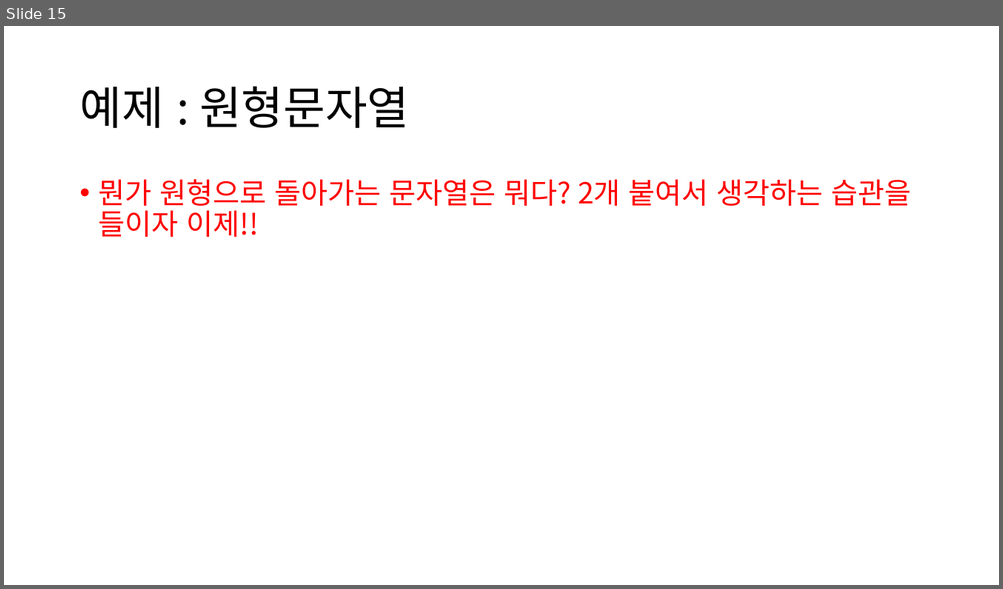
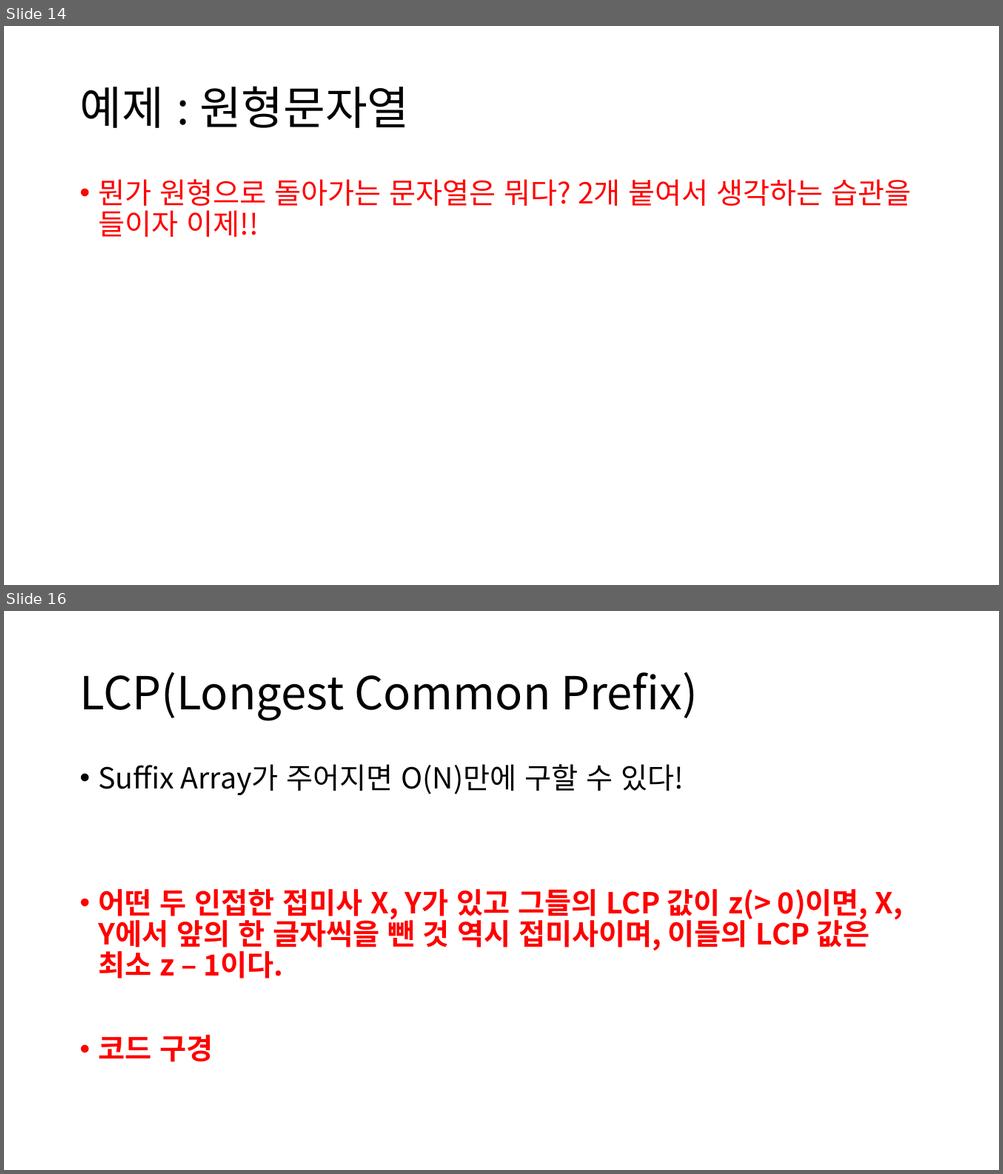
Before and after one commit to ALGOSOPT/algosopt, a slide deck: Chapter20/접미사배열ppt.pptx. Shown one above the other, each under a label of ours: slide 15 before the commit, slides 14 and 16 after it; the slides between them are not shown. The pictures are 1003x589 and 1003x1174 pixels, drawn with LibreOffice and Linux fonts; fonts in the diff are those of the drawing. Boxes give left, top, right and bottom in pixels: in the first picture for what was removed or moved away, otherwise in the second. Text is boxed around its words. In the diff, an @@ line names an element or a change of style, - is before the commit and + after.

```diff
--- a/Chapter20/접미사배열ppt.pptx
+++ b/Chapter20/접미사배열ppt.pptx
@@ slide 16 added at <box>4,611,999,1170</box>, background #FFFFFF @@
@@ title added at <box>79,672,698,721</box>, 44 pt, text #000000 @@
+LCP(Longest Common Prefix)
@@ text added at <box>99,764,902,1062</box>, 28 pt, text #FF0000, bold @@
+• Suffix Array가 주어지면 O(N)만에 구할 수 있다!
+• 어떤 두 인접한 접미사 X, Y가 있고 그들의 LCP 값이 z(> 0)이면, X, Y에서 앞의 한 글자씩을 뺀 것 역시 접미사이며, 이들의 LCP 값은 최소 z – 1이다.
+• 코드 구경
@@ what was slide 15 is now slide 14 @@
```
Also in this commit, not shown: 5 slides changed, 8 other slides added, 3 slides removed, 4 other files.
